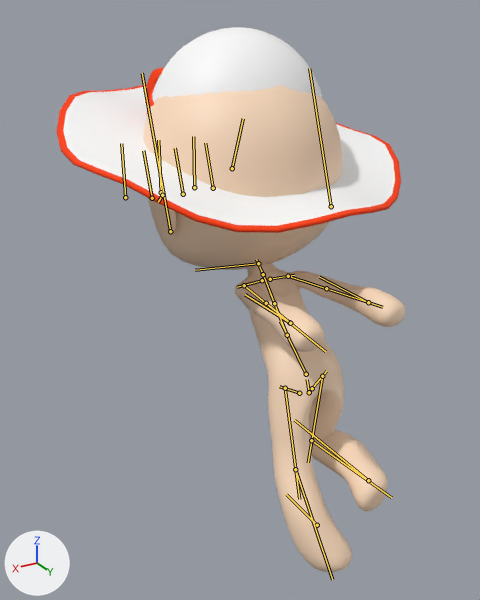
The glTF model assets/art/models/characters/character.glb as it was, and as the next commit left it.
Both versions are drawn from a 50 mm lens placed at (2.58, -2.35, 3.61), pointed at (0.13, -6.44, 1.57). Lighting does not change. The marker at lower left points along +X, +Y and +Z. The first picture is the older version. Both versions are drawn at frame 42 of the action 'NarutoRunning'; the numbers are the values there. The bones that change, and the others that lie on the model, are drawn over the model as lines.

In view in the first picture: 'body', 'hat'.
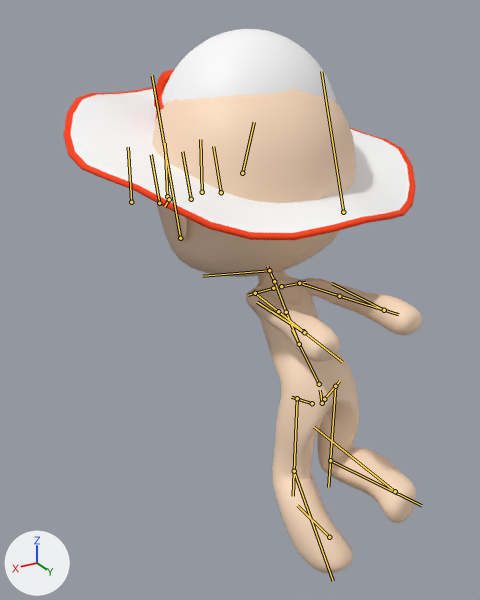
Boxes (x1, y1, x2, y2) around the edits, measured in the pictures (480 x 600 px):
'body', posed: before (143, 85, 406, 572); after (152, 88, 422, 573)
'hat', posed: before (57, 27, 401, 233); after (64, 29, 416, 240)
bone 'root', root to tip: before (317, 525) to (286, 494); after (329, 537) to (297, 505)
bone 'leg.L', root to tip: before (285, 388) to (299, 499); after (297, 398) to (293, 496)
bone 'foot.L', root to tip: before (295, 469) to (332, 579); after (294, 471) to (333, 581)
bone 'leg.R', root to tip: before (322, 376) to (308, 462); after (335, 386) to (328, 487)
bone 'foot.R', root to tip: before (311, 440) to (391, 497); after (330, 460) to (421, 505)

What the commit changed:
Bone 'root' (bone_root) moves from (0.0, 7.52, 0.0) to (0.0, 7.31, 0.0).
Bone 'leg.L' (bone_leg_l) turns from (-3, 41, 4) to (-6, 49, -17) degrees about its own x, y and z.
Bone 'foot.L' (bone_foot_l) turns from (-11, 1, 11) to (-29, 8, 29) degrees about its own x, y and z.
Bone 'leg.R' (bone_leg_r) turns from (13, -52, -30) to (20, -55, -25) degrees about its own x, y and z.
Bone 'foot.R' (bone_foot_r) turns from (-53, -28, -53) to (-53, -27, -52) degrees about its own x, y and z.
